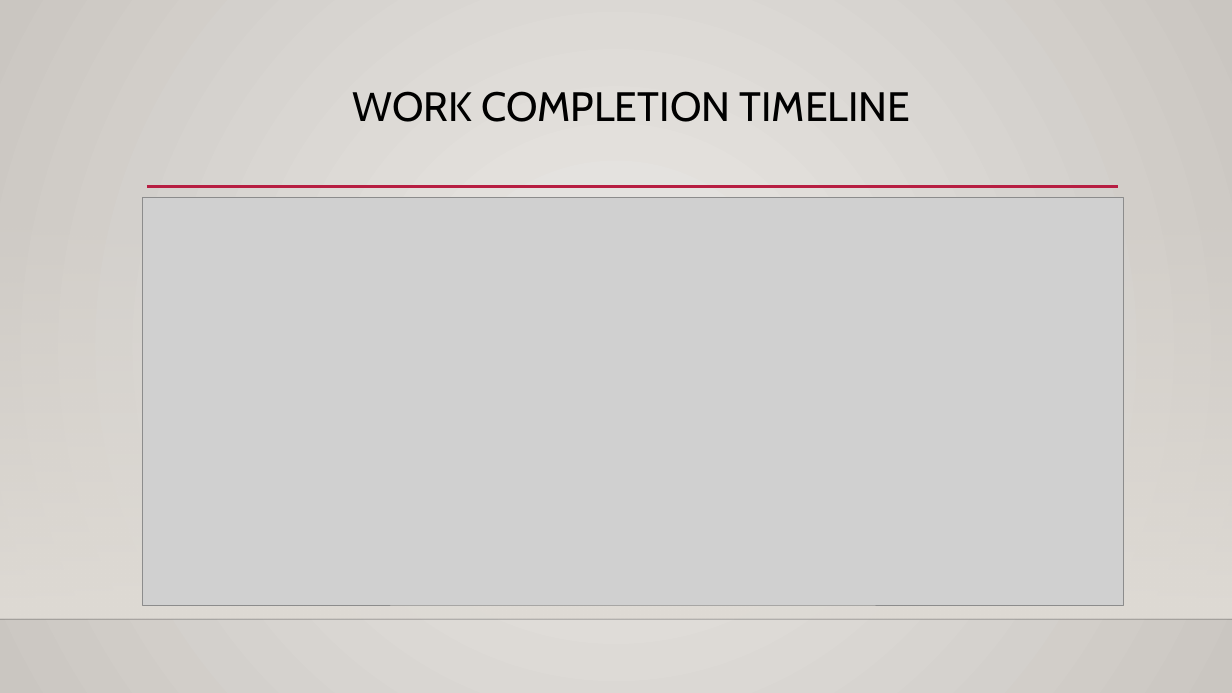
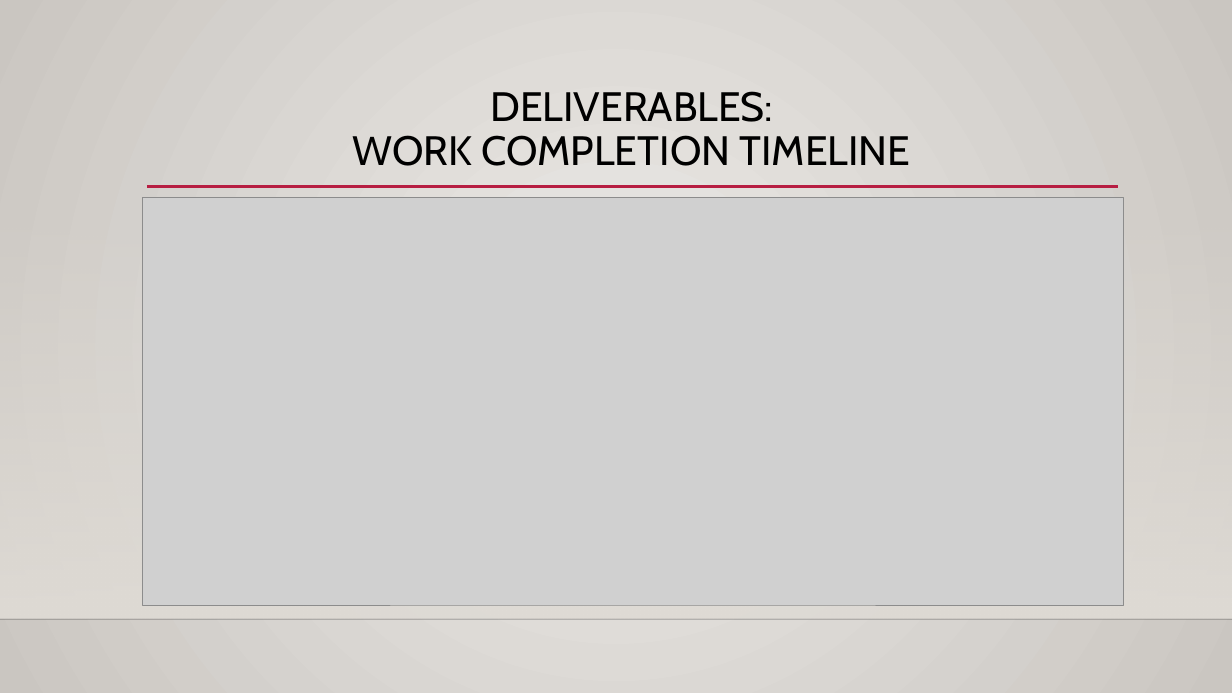
Before and after one commit to s-christian/Fit_or_Fail, a slide deck: slide 6 of Fit or Fail Technical Status Presentation.pptx. Drawn at 1232x693 pixels with LibreOffice and Linux fonts; fonts in the diff are those of the drawing; grey boxes stand for pictures; background and template pictures are left out. Boxes give left, top, right and bottom in pixels: in the first picture for what was removed or moved away, otherwise in the second. Text is boxed around its words. In the diff, an @@ line names an element or a change of style, - is before the commit and + after.

```diff
--- a/Fit or Fail Technical Status Presentation.pptx
+++ b/Fit or Fail Technical Status Presentation.pptx
@@ title at (353, 91, 911, 166): text changed @@
-WORK COMPLETION TIMELINE
+DELIVERABLES:
+WORK COMPLETION TIMELINE
```
Also in this commit, not shown: 5 other slides changed, 2 slides added, 1 slide removed, 6 other files.
